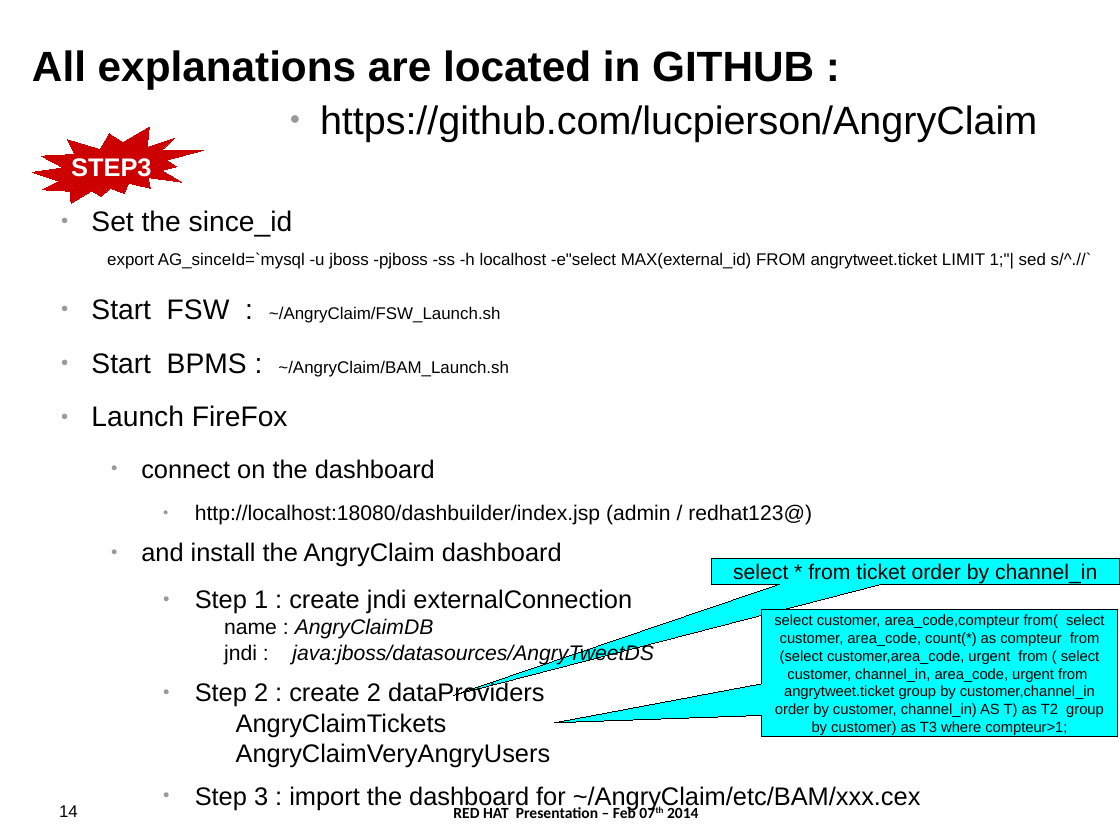
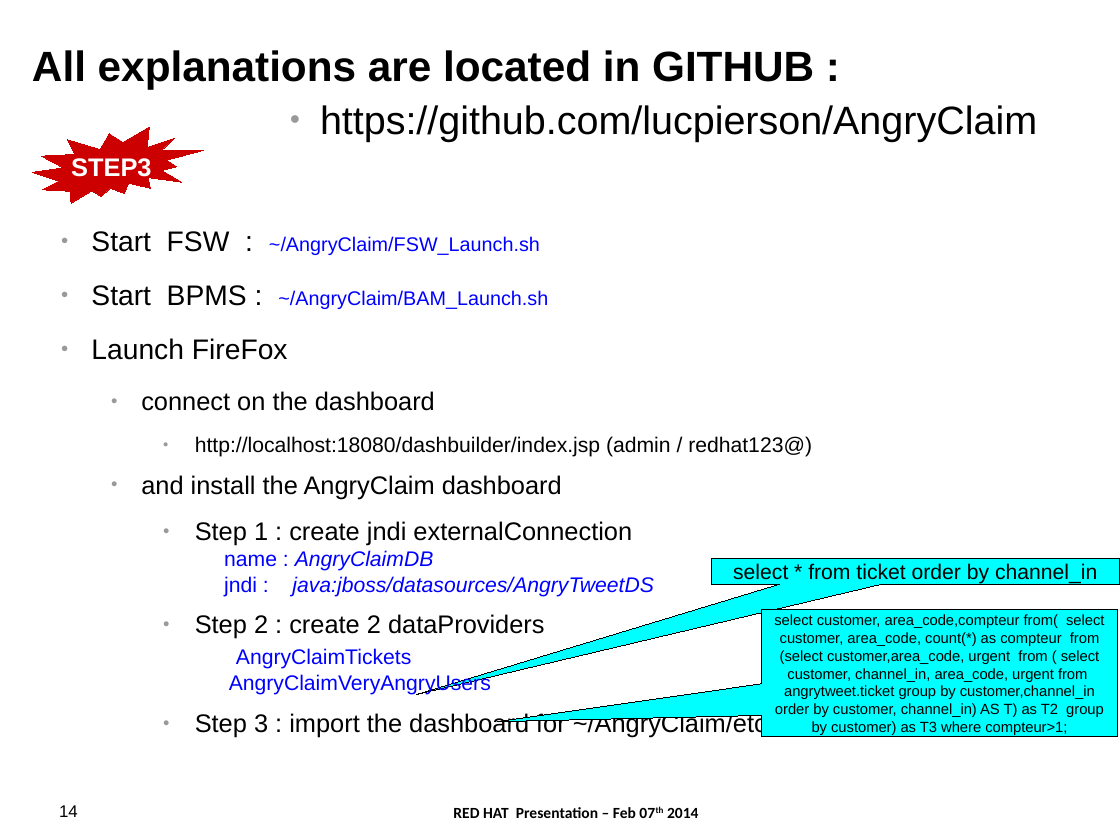
Before and after one commit to lucpierson/AngryClaim, a slide deck: slide 14 of 2014.02.07.JBossFSW.V2.odp. Drawn at 1120x840 pixels with LibreOffice and Linux fonts; fonts in the diff are those of the drawing; background and template pictures are left out. Boxes give left, top, right and bottom in pixels: in the first picture for what was removed or moved away, otherwise in the second. Text is boxed around its words. In the diff, an @@ line names an element or a change of style, - is before the commit and + after.

```diff
--- a/2014.02.07.JBossFSW.V2.odp
+++ b/2014.02.07.JBossFSW.V2.odp
@@ text "Start FSW : ~/AngryClaim/FSW_Launch.sh": place and size @@
-text "Start FSW : ~/AngryClaim/FSW_Launch.sh" at <box>91,210,1092,810</box>
+text "Start FSW : ~/AngryClaim/FSW_Launch.sh" at <box>91,231,921,737</box>
@@ text at <box>91,210,1092,269</box>: paragraph removed @@
-● Set the since_id
-  export AG_sinceId=`mysql -u jboss -pjboss -ss -h localhost -e"select MAX(external_id) FROM angrytweet.ticket LIMIT 1;"| sed s/^.//`
@@ text at <box>91,231,654,695</box>: size 12 to 14 pt in "~/AngryClaim/FSW_Launch.sh", "~/AngryClaim/BAM_Launch.sh"; text colour #000000 to #0000FF in "~/AngryClaim/FSW_Launch.sh", "~/AngryClaim/BAM_Launch.sh", "name : AngryClaimDB jndi : java:jboss/datasources/AngryTweet ...", "AngryClaimTickets AngryClaimVeryAngryUsers"; size 18 to 15 pt in "AngryClaimTickets AngryClaimVeryAngryUsers" @@
@@ speech box "select customer, area_code,compteur from( select ..." at <box>762,610,1118,737</box>: proportions changed @@
```
Also in this commit, not shown: 4 other slides changed, 1 other file.
